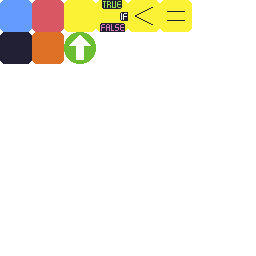
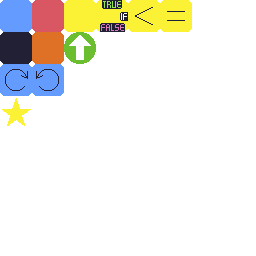
Revision of a layered 256x256 image; what changed, layer by layer:
added layer "Pasted Layer" above "tiles.png #1" over left=2, top=98, right=31, bottom=126
renamed "<" to "tiles.png #1", showed it, painted on it over left=0, top=64, right=64, bottom=96
